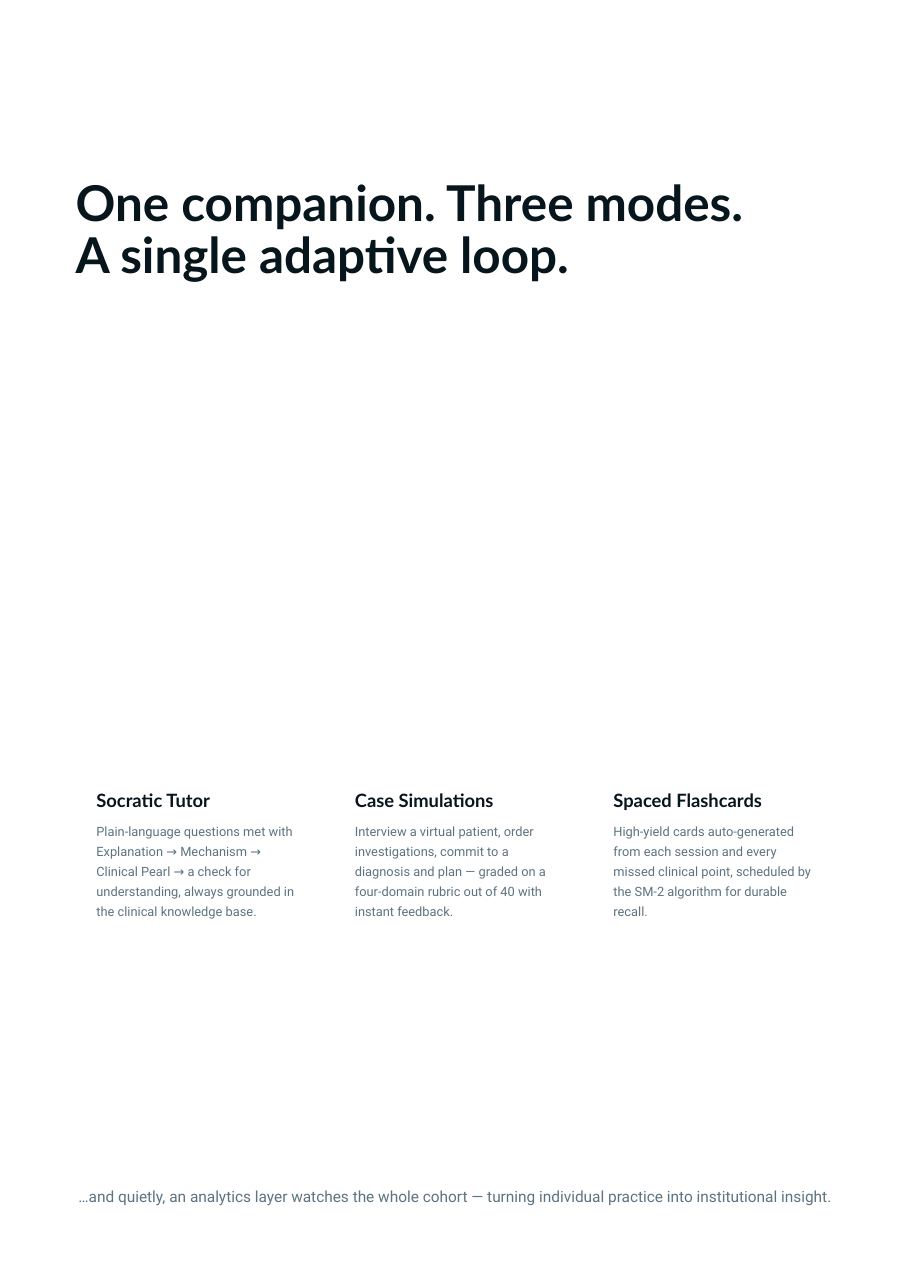
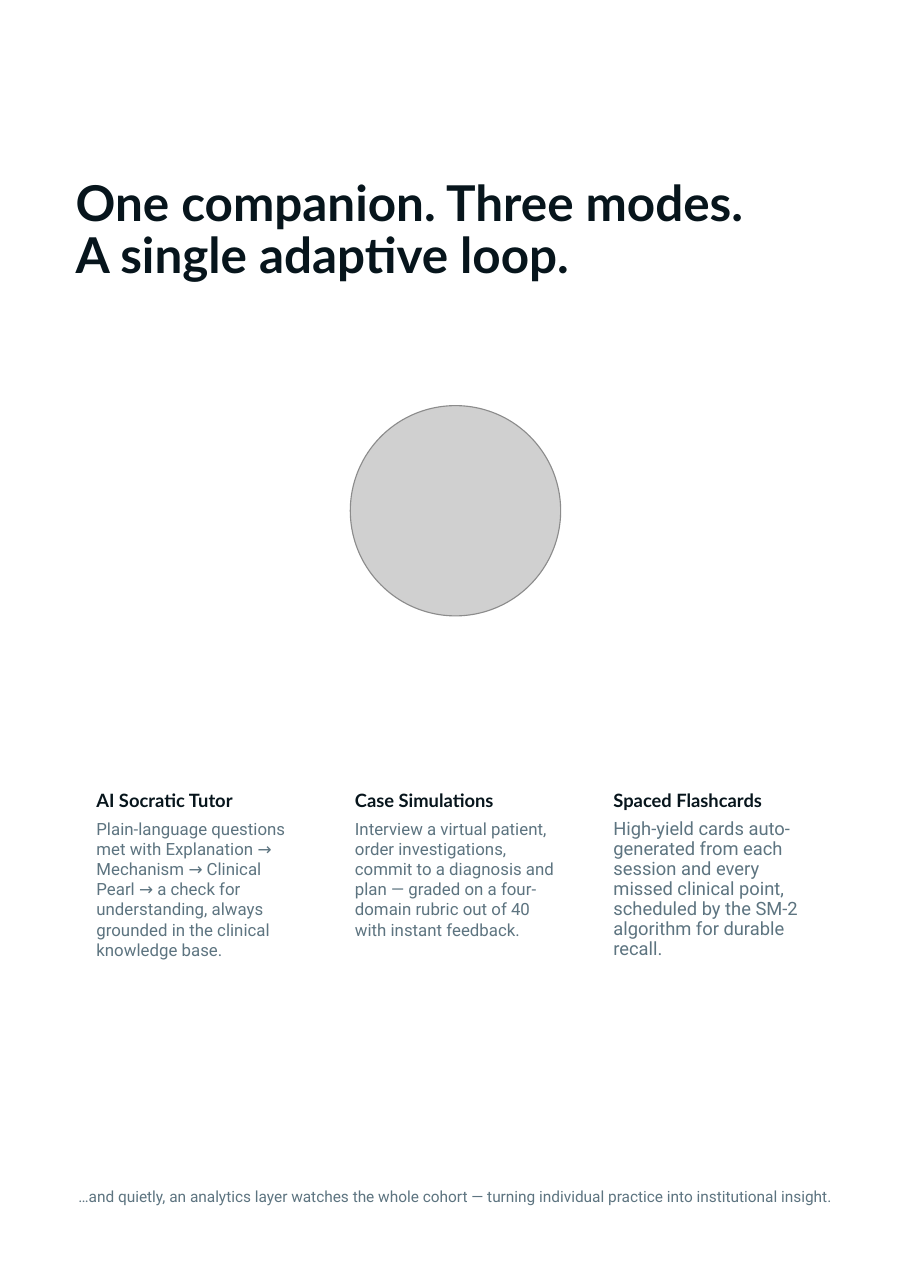
Before and after one commit to calebteo07-art/SNEC_AI_CHATBOT, a slide deck: slide 4 of proposal/SNEC_EyeBot_Proposal.pptx. Drawn at 911x1288 pixels with LibreOffice and Linux fonts; fonts in the diff are those of the drawing; grey boxes stand for pictures; background and template pictures are left out. Boxes give left, top, right and bottom in pixels: in the first picture for what was removed or moved away, otherwise in the second. Text is boxed around its words. In the diff, an @@ line names an element or a change of style, - is before the commit and + after.

```diff
--- a/proposal/SNEC_EyeBot_Proposal.pptx
+++ b/proposal/SNEC_EyeBot_Proposal.pptx
@@ picture added at <box>350,405,561,616</box> @@
@@ text at <box>96,793,233,807</box>: text changed @@
-Socratic Tutor
+AI Socratic Tutor
@@ text "Plain-language questions met with Explanation ..." at <box>96,822,285,940</box>: size 8.5 to 11 pt @@
@@ text "Interview a virtual patient, order ..." at <box>355,822,554,936</box>: size 8.5 to 11 pt @@
@@ text "High-yield cards auto-generated from each ..." at <box>613,821,798,939</box>: size 8.5 to 12 pt @@
```
Also in this commit, not shown: 8 other slides changed, 18 other files.
